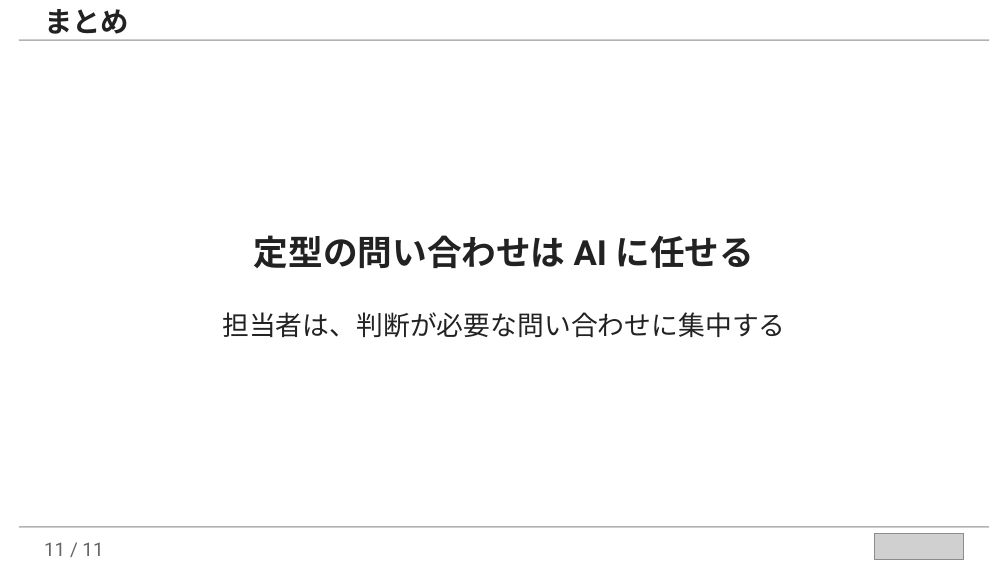
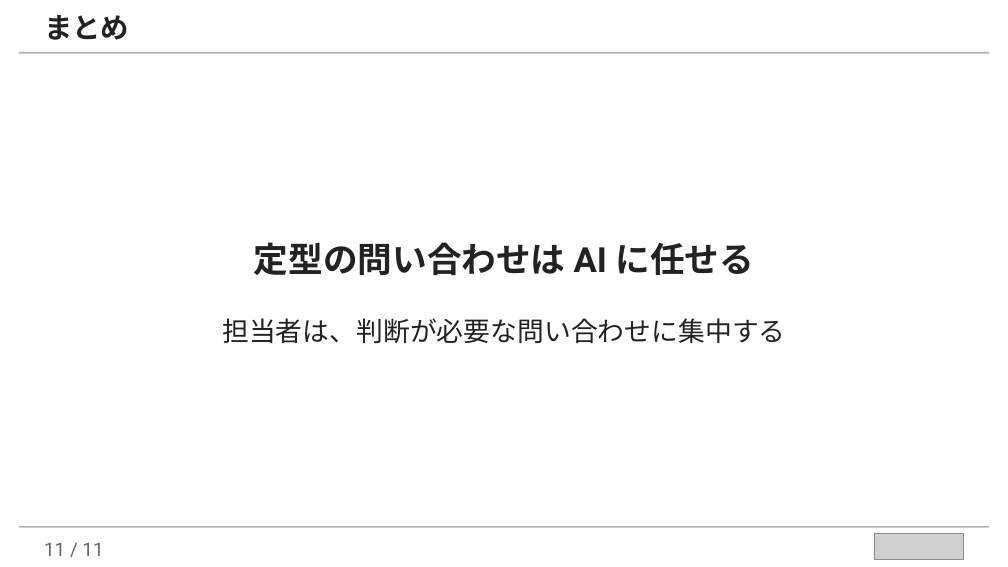
Before and after one commit to takuya109048/llm-assist-kit, a slide deck: slide 11 of examples/marp-slides-example.pptx. Drawn at 1008x567 pixels with LibreOffice and Linux fonts; fonts in the diff are those of the drawing; grey boxes stand for pictures. Boxes give left, top, right and bottom in pixels: in the first picture for what was removed or moved away, otherwise in the second. Text is boxed around its words. In the diff, an @@ line names an element or a change of style, - is before the commit and + after.

```diff
--- a/examples/marp-slides-example.pptx
+++ b/examples/marp-slides-example.pptx
@@ text "まとめ" rewrapped from (44,9,129,40) to (44,15,129,40) @@
@@ rectangle: place and size @@
-rectangle at (19,39,989,41)
+rectangle at (19,52,989,54)
@@ text "定型の問い合わせは AI に任せる": place and size @@
-text "定型の問い合わせは AI に任せる" at (222,235,785,337)
+text "定型の問い合わせは AI に任せる" at (222,242,785,343)
```
Also in this commit, not shown: 9 other slides changed, 3 other files.
